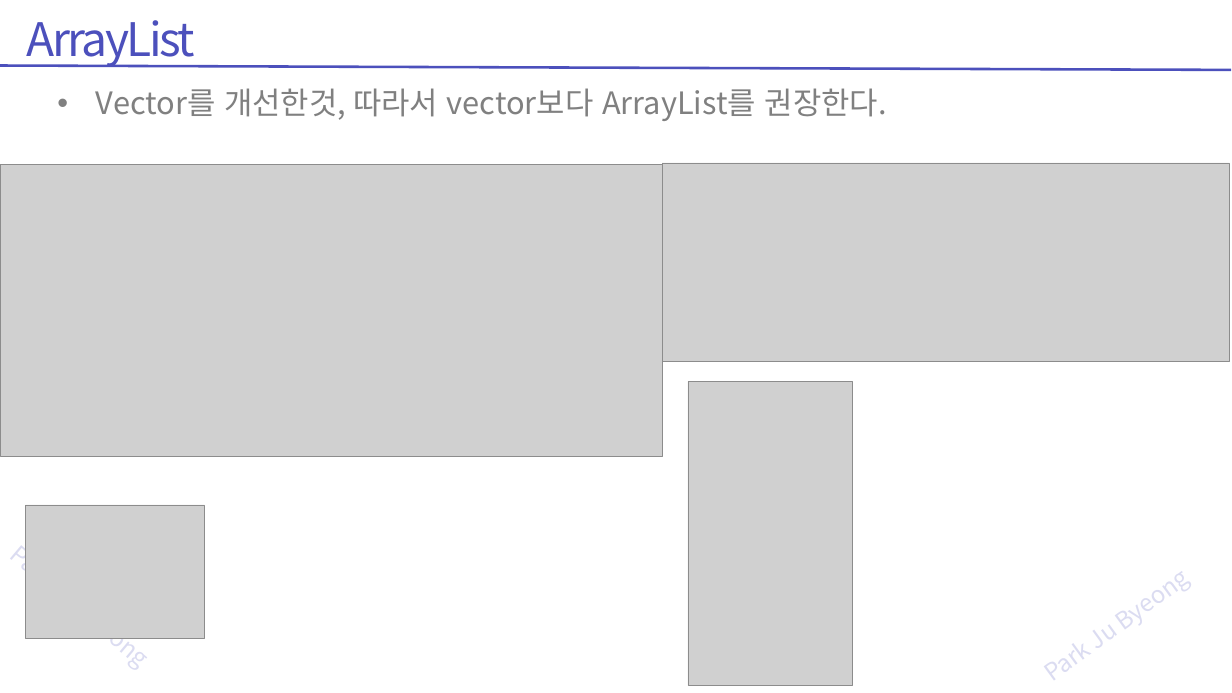
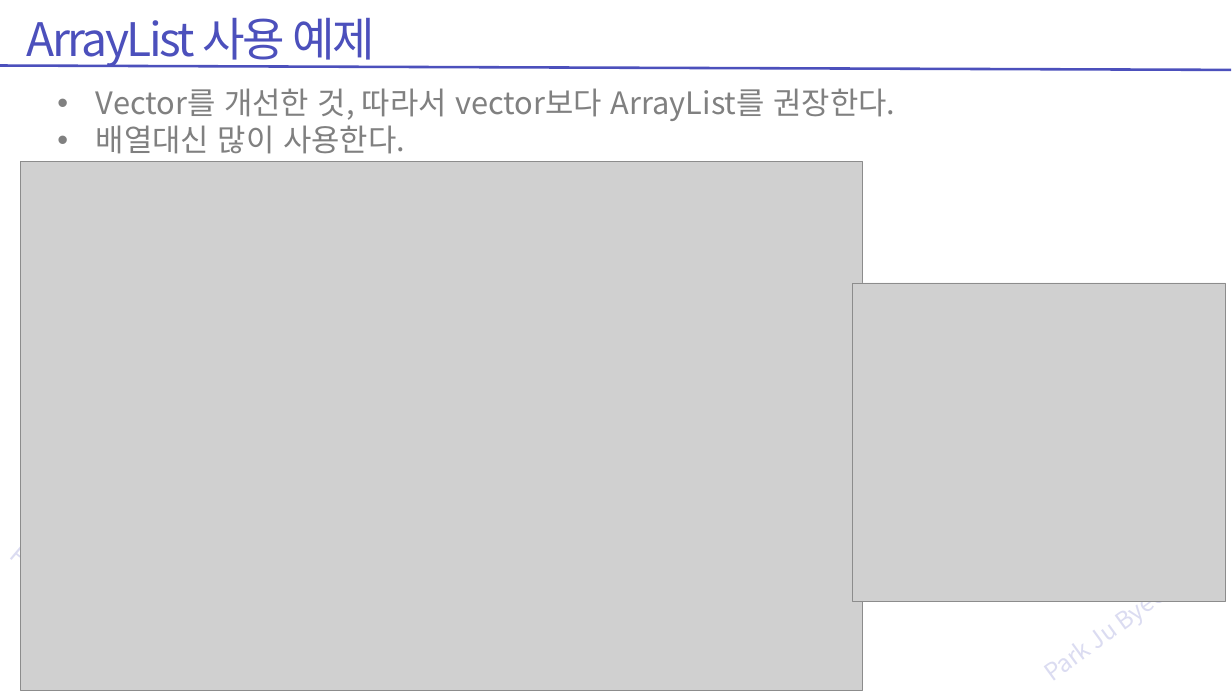
Before and after one commit to zest132/JavaLecture, a slide deck: slide 26 of JavaLecture/LectureFile/java 14강 자료구조와 쓰레드.pptx (slide 19 before the commit). Drawn at 1232x693 pixels with LibreOffice and Linux fonts; fonts in the diff are those of the drawing; grey boxes stand for pictures. Boxes give left, top, right and bottom in pixels: in the first picture for what was removed or moved away, otherwise in the second. Text is boxed around its words. In the diff, an @@ line names an element or a change of style, - is before the commit and + after.

```diff
--- a/JavaLecture/LectureFile/java 14강 자료구조와 쓰레드.pptx
+++ b/JavaLecture/LectureFile/java 14강 자료구조와 쓰레드.pptx
@@ text at (x1=27, y1=18, x2=375, y2=68): text changed @@
-ArrayList
+ArrayList 사용 예제
@@ text at (x1=96, y1=88, x2=895, y2=154): text changed @@
-• Vector를 개선한것, 따라서 vector보다 ArrayList를 권장한다.
+• Vector를 개선한 것, 따라서 vector보다 ArrayList를 권장한다.
+• 배열대신 많이 사용한다.
@@ picture removed at (x1=0, y1=164, x2=662, y2=456) @@
@@ picture added at (x1=20, y1=161, x2=862, y2=690) @@
@@ picture removed at (x1=662, y1=163, x2=1230, y2=362) @@
@@ picture added at (x1=852, y1=283, x2=1225, y2=601) @@
@@ picture removed at (x1=688, y1=382, x2=853, y2=686) @@
@@ picture removed at (x1=26, y1=505, x2=205, y2=639) @@
```
Also in this commit, not shown: 41 other slides changed, 15 slides added, 17 other files.
